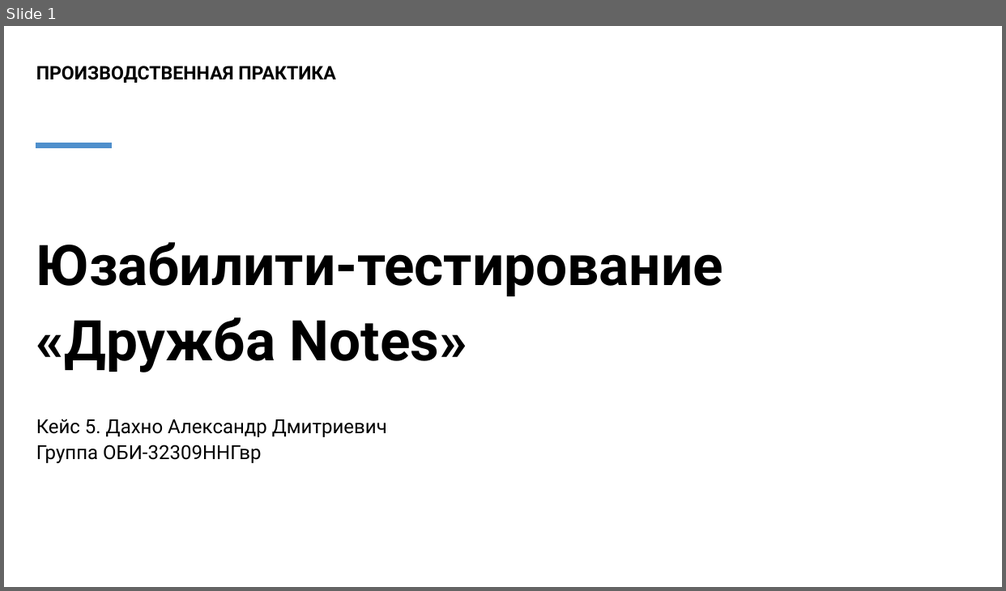
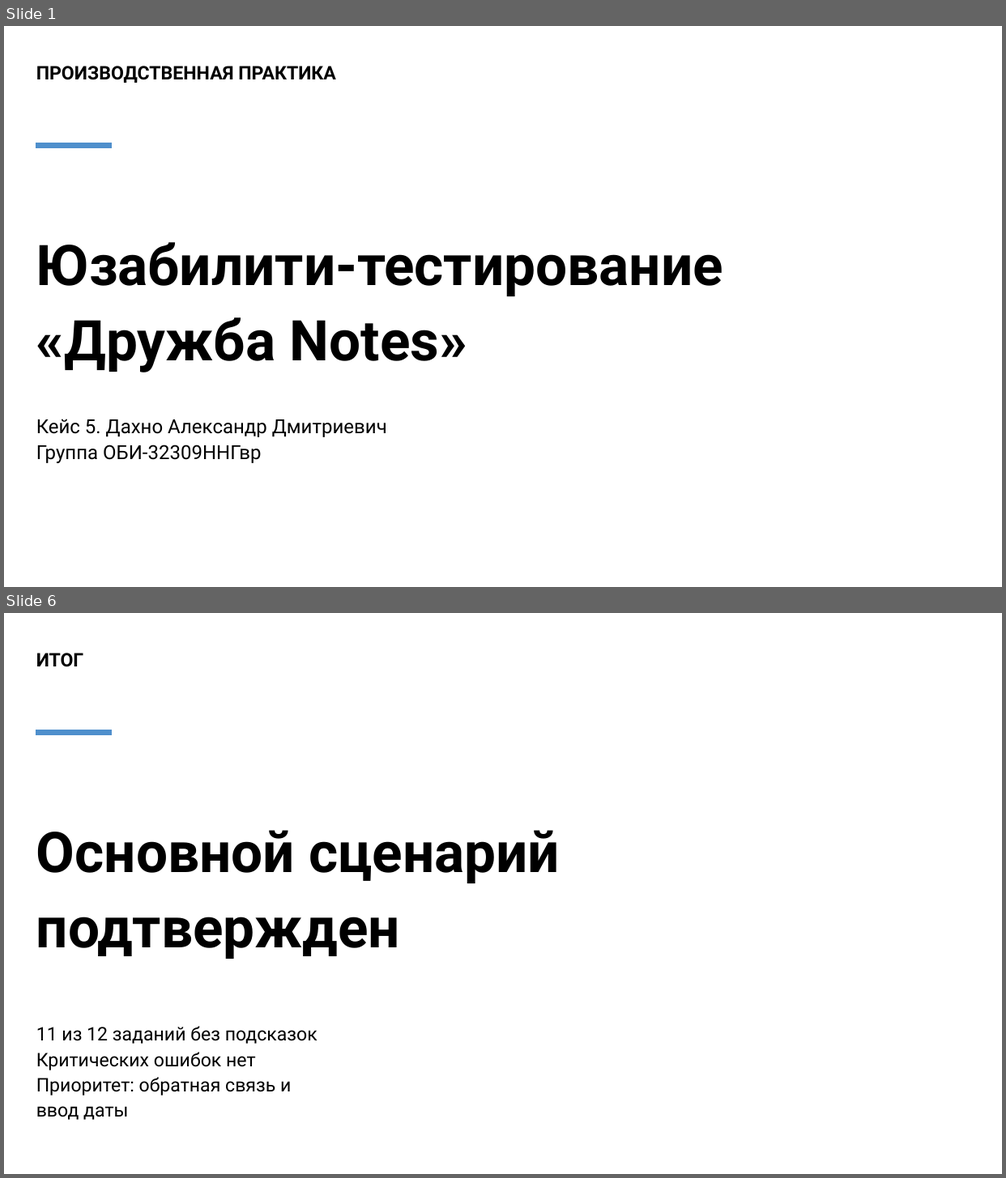
Before and after one commit to lattelix/druzhba-notes-practice, a slide deck: materials/ПП1_Презентация_кейс_5_Дружба_Notes.pptx. Shown one above the other, each under a label of ours: slide 1 before the commit, slides 1 and 6 after it; the slides between them are not shown. The pictures are 1006x591 and 1006x1178 pixels, drawn with LibreOffice and Linux fonts; fonts in the diff are those of the drawing. Boxes give left, top, right and bottom in pixels: in the first picture for what was removed or moved away, otherwise in the second. Text is boxed around its words. In the diff, an @@ line names an element or a change of style, - is before the commit and + after.

```diff
--- a/materials/ПП1_Презентация_кейс_5_Дружба_Notes.pptx
+++ b/materials/ПП1_Презентация_кейс_5_Дружба_Notes.pptx
@@ slide 6 added at <box>4,613,1002,1174</box>, background #FFFFFF @@
@@ text added at <box>36,653,84,667</box>, 18 pt, text #000000, bold @@
+ИТОГ
@@ rectangle added at <box>36,730,111,735</box>, fill #4F8FCC, outline #4F8FCC 0 pt @@
@@ text added at <box>36,830,560,959</box>, 54 pt, text #000000, bold @@
+Основной сценарий
+подтвержден
@@ text added at <box>36,1026,317,1120</box>, 18 pt, text #000000 @@
+11 из 12 заданий без подсказок
+Критических ошибок нет
+Приоритет: обратная связь и ввод даты
```
Also in this commit, not shown: 4 slides changed, 1 slide removed.
